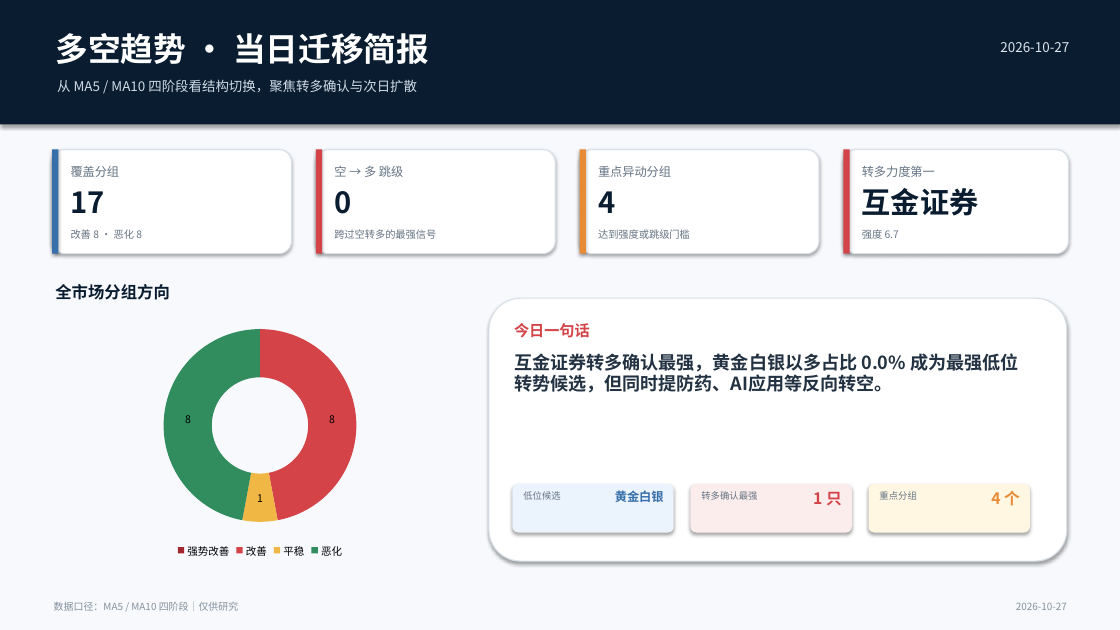
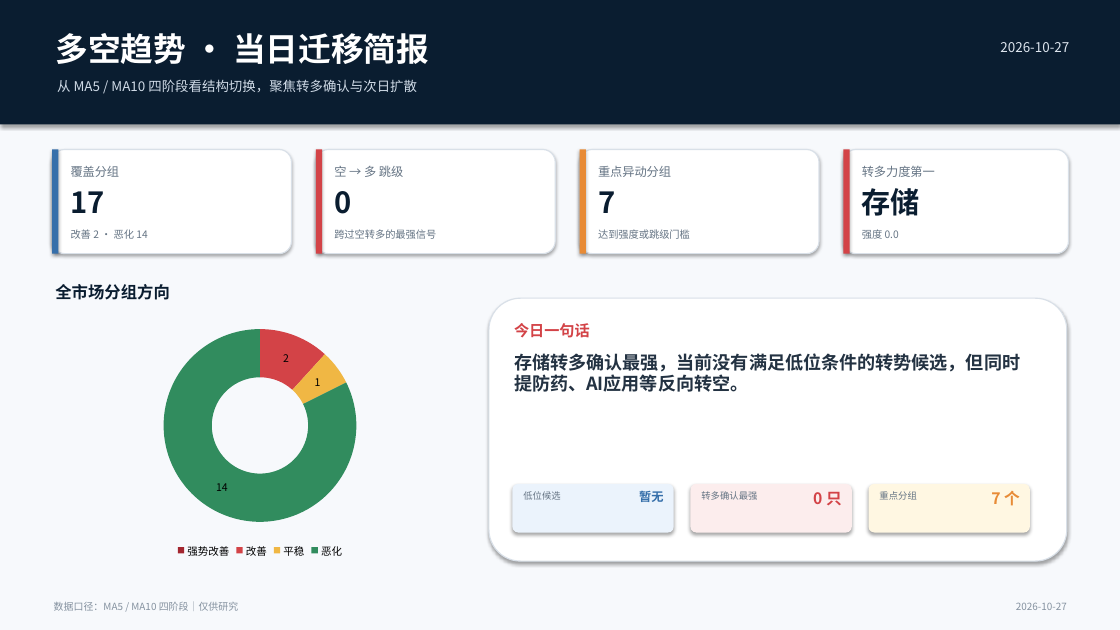
Before and after one commit to nancybhc/a-share-blast-lab, a slide deck: slide 1 of assets/多空阶段简报_2026-10-27.pptx. Drawn at 1120x630 pixels with LibreOffice and Linux fonts; fonts in the diff are those of the drawing. Boxes give left, top, right and bottom in pixels: in the first picture for what was removed or moved away, otherwise in the second. Text is boxed around its words. In the diff, an @@ line names an element or a change of style, - is before the commit and + after.

```diff
--- a/assets/多空阶段简报_2026-10-27.pptx
+++ b/assets/多空阶段简报_2026-10-27.pptx
@@ text at [598, 191, 615, 213]: text changed @@
-4
+7
@@ text at [862, 188, 920, 216]: text changed @@
-互金证券
+存储
@@ text at [71, 229, 147, 239]: text changed @@
-改善 8 · 恶化 8
+改善 2 · 恶化 14
@@ text at [862, 229, 899, 239]: text changed @@
-强度 6.7
+强度 0.0
@@ doughnut chart at [60, 318, 460, 561] @@
@@ Series 1, 改善: 8 to 2 @@
@@ Series 1, 恶化: 8 to 14 @@
@@ text at [514, 353, 1020, 392]: text changed @@
-互金证券转多确认最强，黄金白银以多占比 0.0% 成为最强低位转势候选，但同时提防药、AI应用等反向转空。
+存储转多确认最强，当前没有满足低位条件的转势候选，但同时提防药、AI应用等反向转空。
@@ text at [639, 491, 663, 502]: text changed @@
-黄金白银
+暂无
@@ text at [813, 492, 842, 505]: text changed @@
-1 只
+0 只
@@ text at [991, 491, 1020, 506]: text changed @@
-4 个
+7 个
```
Also in this commit, not shown: 3 other slides changed, 30 other files.
